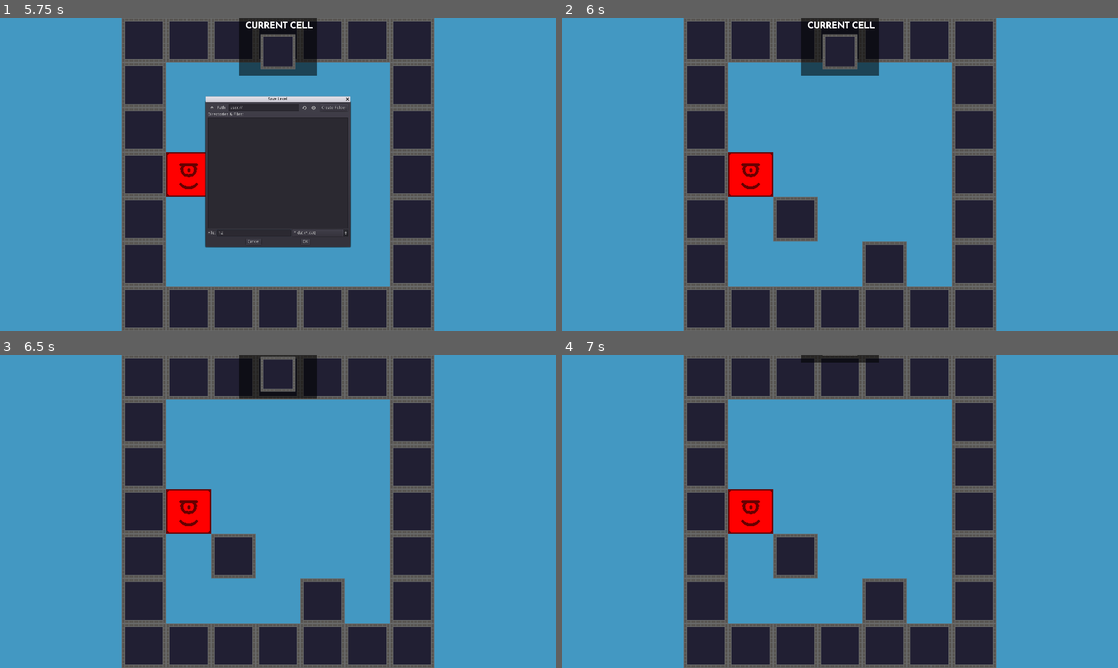
Above: before the commit, frames 1-4 (two rows, left to right).
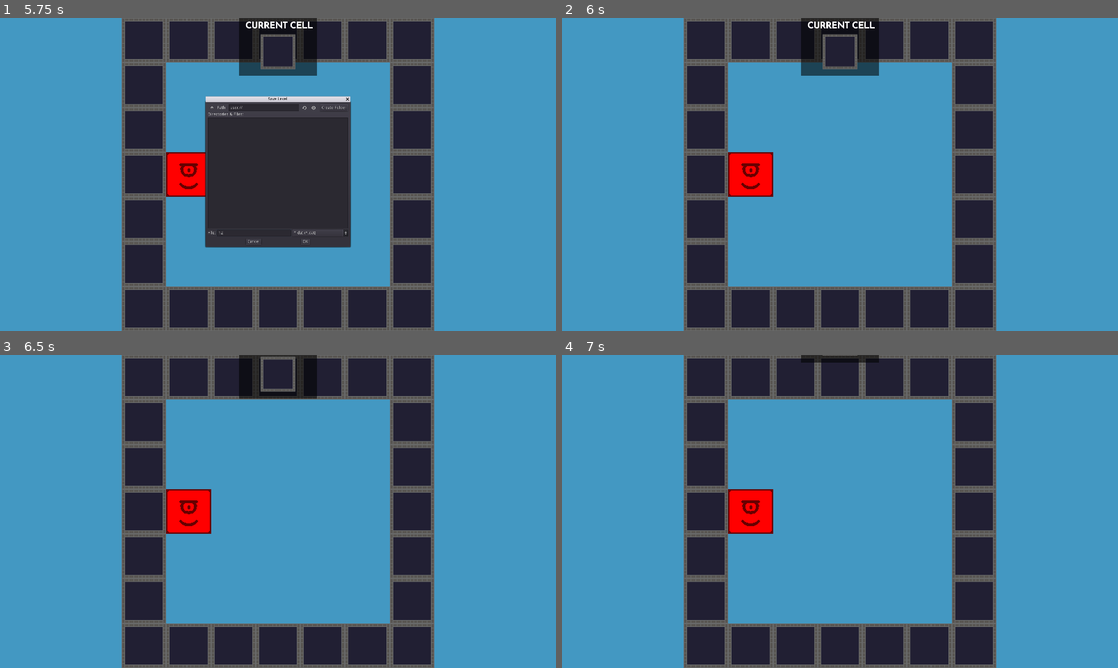
Above: after the commit, the same moments.

Repository: VoidScientist/Terrain-War
Game: Godot game, scene res://scenes/map_creator.tscn
Same seed, same stepped clock (60 frames per second), same inputs: the game is played once before the commit and once after it. This scene is started directly instead of the project's main scene.
Inputs (mouse positions are in pixels of both pictures, inside the frame that each line leads up to):
- Up to frame 1 (5.75 s): click "GOT IT!" at 0.5 s; move the mouse to (400, 158) at 1.27 s; tap Tab (change_cell) at 1.35, 4.35 s; move the mouse to (166, 190) at 2.02 s; click (166, 190) at 2.1 s; tap Enter at 2.75 s; move the mouse to (333, 105) at 2.77 s; hold Right mouse button (delete) 2.78-3.53 s; move the mouse to (250, 237) at 3.52 s; tap Shift (toggle_grid) at 3.6 s; move the mouse to (444, 221) at 4.27 s; tap S (save) at 4.9 s; click (255, 233) at 5.02 s; type "12" at 5.1 s
- Up to frame 2 (6 s): click "OK" at 5.75 s
- Up to frame 3 (6.5 s): no input
- Up to frame 4 (7 s): move the mouse to (673, 464) at 6.52 s; click (673, 464) at 6.6 s

Frame 1 is identical in both runs. In frame 2, 2.3% of the frame differs, in the area x 38-62%, y 57-86%; in frame 3, 2.3%; in frame 4, 2.3%.

Commit message:
added flag to prevent placing while saving
because cells placed wouldn't be saved anyways it isn't that important, but mostly to prevent confusion i guess ?

Diff:
--- a/scripts/editable_map.gd
+++ b/scripts/editable_map.gd
@@ -64,6 +64,8 @@
 
 		file_dialog.popup()
 
+		ui_active = true
+
 
 func save(f):
 
@@ -71,6 +73,8 @@
 	file.open(f, File.WRITE)
 	file.store_var(save_data)
 	file.close()
+
+	ui_active = false
 
 
 func generate_borders():
